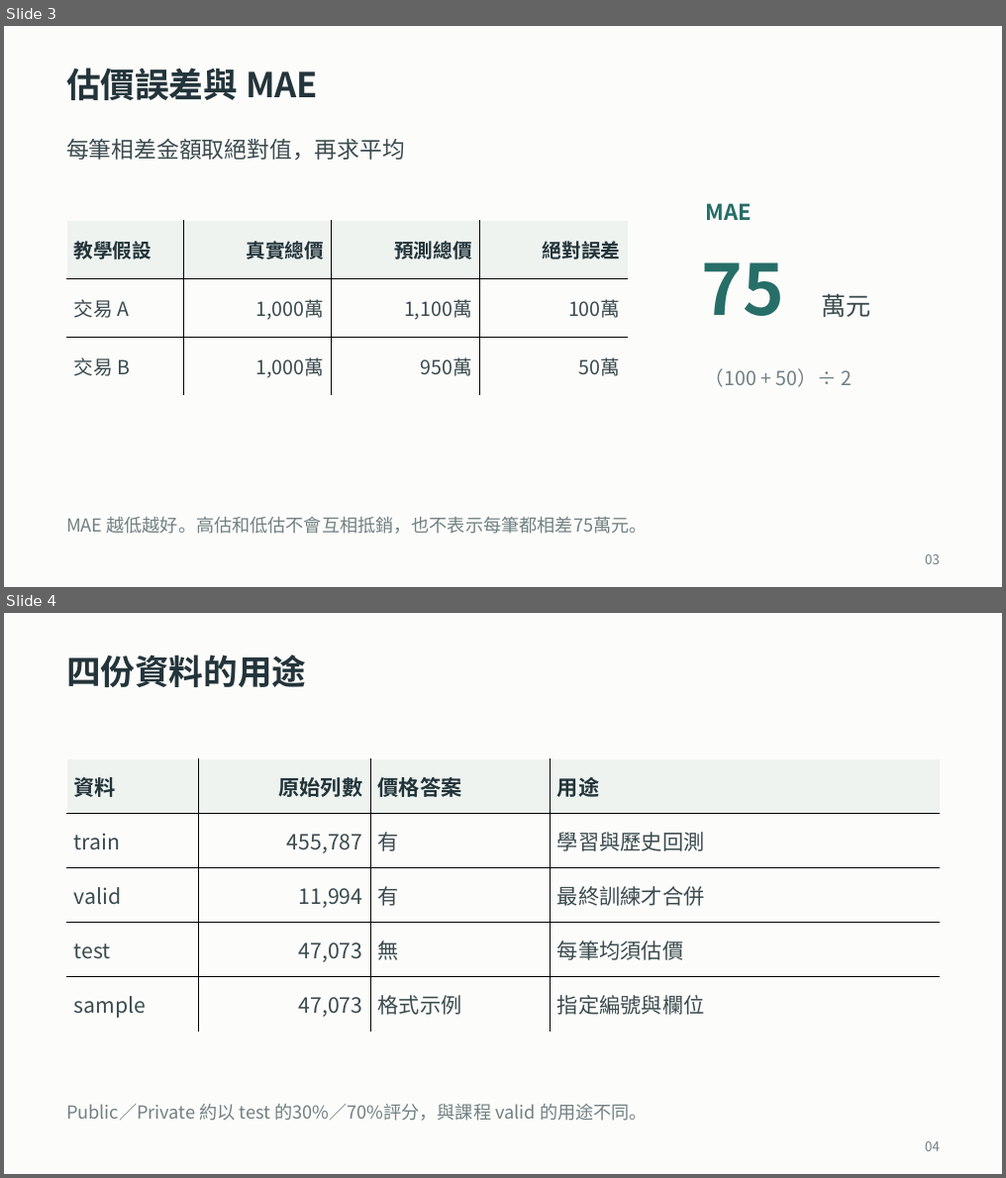
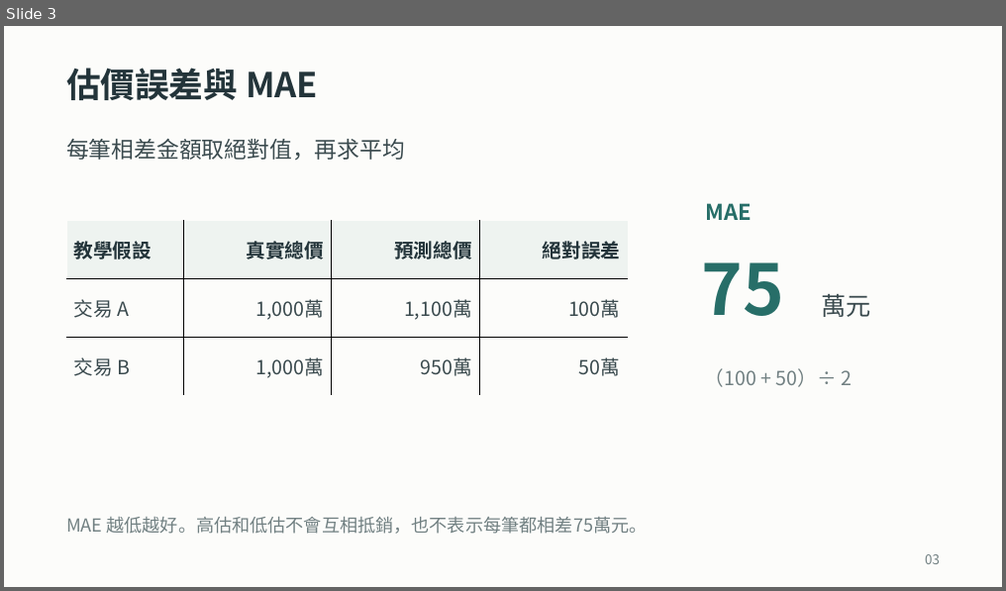
Before and after one commit to ziyi930108/nycu-house-price-regression, a slide deck: teaching/final_presentation/台灣房屋銷售價格預測挑戰賽_上台簡報.pptx. Shown one above the other, each under a label of ours: slides 3 and 4 before the commit, slide 3 after it. The pictures are 1006x1178 and 1006x591 pixels, drawn with LibreOffice and Linux fonts; fonts in the diff are those of the drawing. Boxes give left, top, right and bottom in pixels: in the first picture for what was removed or moved away, otherwise in the second. Text is boxed around its words. In the diff, an @@ line names an element or a change of style, - is before the commit and + after.

```diff
--- a/teaching/final_presentation/台灣房屋銷售價格預測挑戰賽_上台簡報.pptx
+++ b/teaching/final_presentation/台灣房屋銷售價格預測挑戰賽_上台簡報.pptx
@@ slide 4 removed at (4, 613, 1002, 1174), background #FCFCFA @@
@@ text removed at (66, 655, 307, 687) @@
-四份資料的用途
@@ table removed at (66, 759, 940, 1032), 5 rows, 4 columns @@
-資料 | 原始列數 | 價格答案 | 用途
-train | 455,787 | 有 | 學習與歷史回測
-valid | 11,994 | 有 | 最終訓練才合併
-test | 47,073 | 無 | 每筆均須估價
-sample | 47,073 | 格式示例 | 指定編號與欄位
@@ text removed at (66, 1104, 648, 1121) @@
-Public／Private 約以 test 的30%／70%評分，與課程 valid 的用途不同。
@@ text removed at (925, 1142, 940, 1152) @@
-04
```
Also in this commit, not shown: 19 slides changed, 1 other slide removed, 31 other files.
